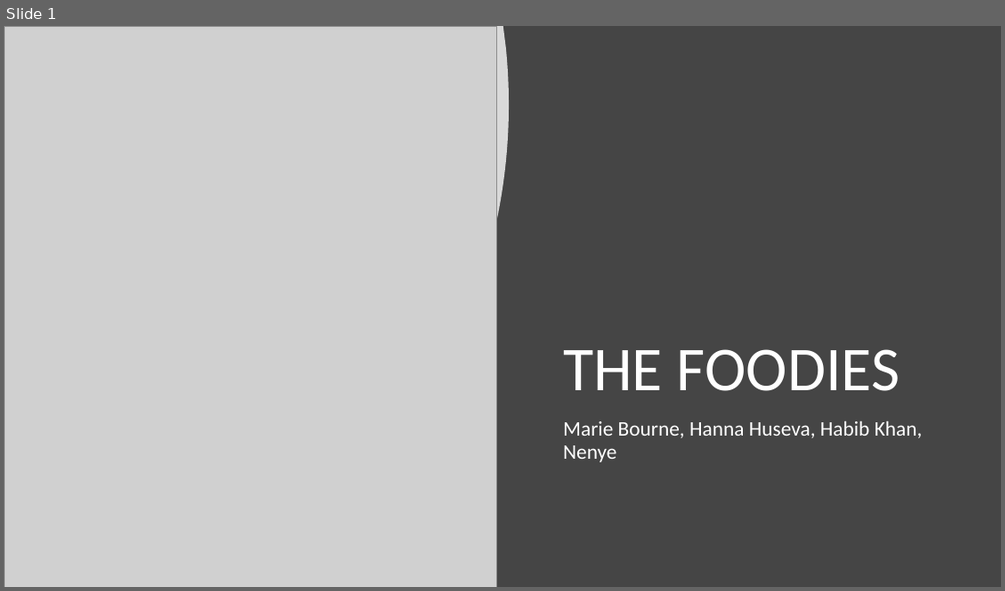
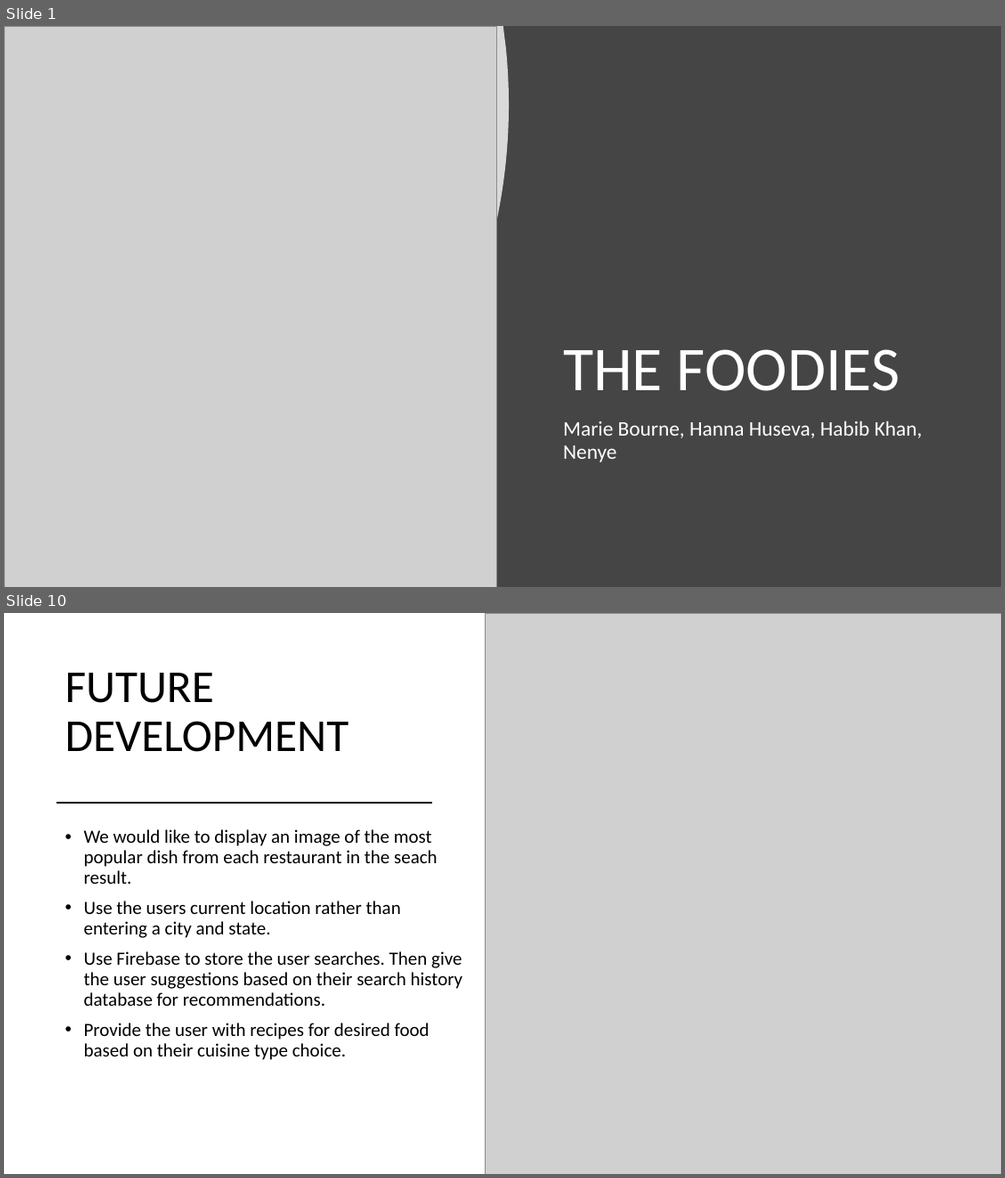
Before and after one commit to BourneID7/project-1, a slide deck: assets/documents/THE FOODIES.pptx. Shown one above the other, each under a label of ours: slide 1 before the commit, slides 1 and 10 after it; the slides between them are not shown. The pictures are 1005x591 and 1005x1178 pixels, drawn with LibreOffice and Linux fonts; fonts in the diff are those of the drawing; grey boxes stand for pictures. Boxes give left, top, right and bottom in pixels: in the first picture for what was removed or moved away, otherwise in the second. Text is boxed around its words. In the diff, an @@ line names an element or a change of style, - is before the commit and + after.

```diff
--- a/assets/documents/THE FOODIES.pptx
+++ b/assets/documents/THE FOODIES.pptx
@@ slide 10 added at (4,613,1001,1174), background #FFFFFF @@
@@ picture added at (485,613,1001,1174) @@
@@ title added at (65,673,349,752), 44 pt, text #000000 @@
+FUTURE DEVELOPMENT
@@ line added from (57, 803) to (432, 803), #000000 1.5 pt @@
@@ text added at (84,829,463,1060), 18 pt, text #000000 @@
+• We would like to display an image of the most popular dish from each restaurant in the seach result.
+• Use the users current location rather than entering a city and state.
+• Use Firebase to store the user searches. Then give the user suggestions based on their search history database for recommendations.
+• Provide the user with recipes for desired food based on their cuisine type choice.
```
Also in this commit, not shown: 2 slides changed, 5 other slides added, 2 other files.
